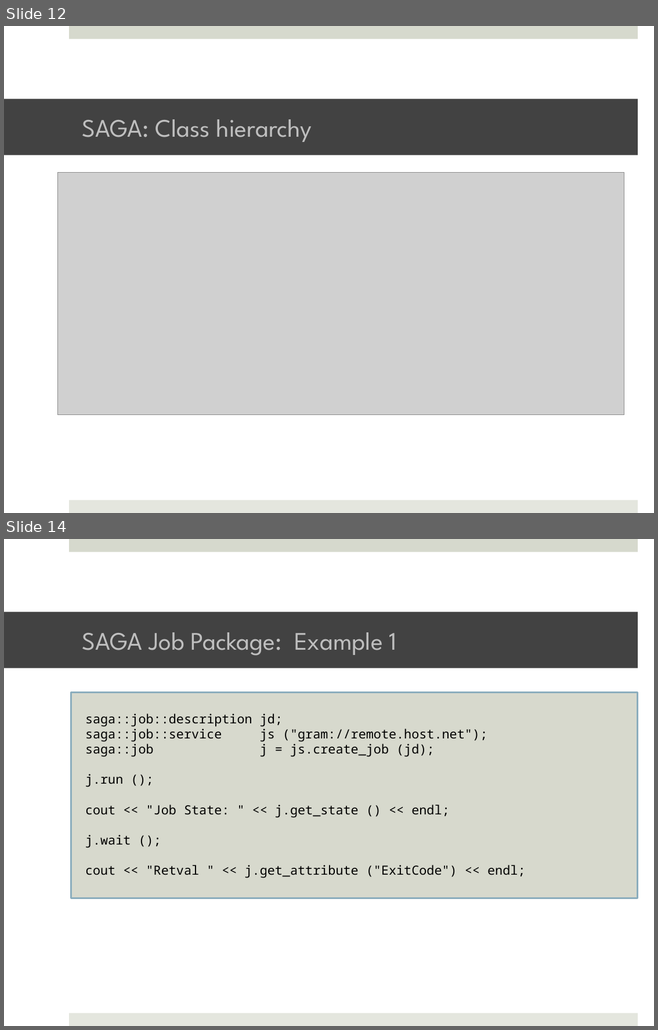
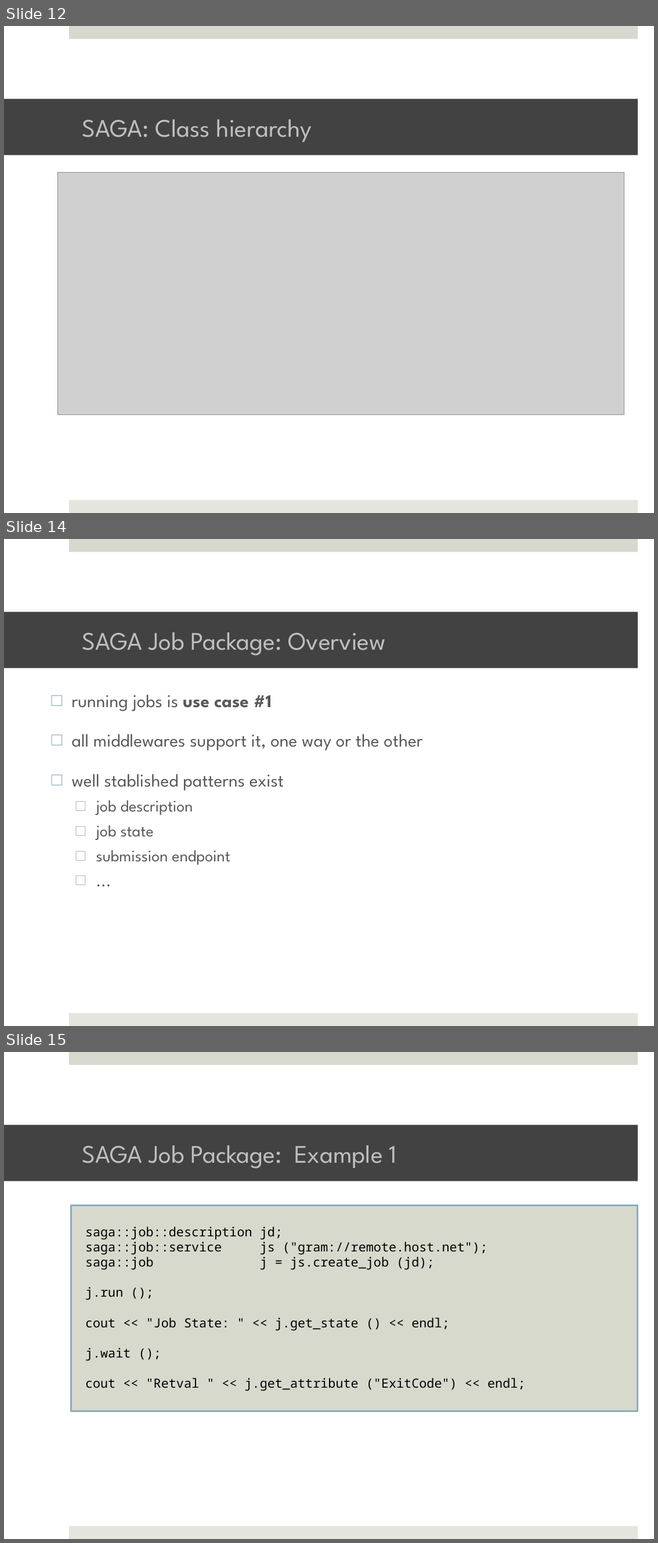
Before and after one commit to saga-project/saga-cpp-legacy-projects, a slide deck: tutorial/general_tutorial/API-Intro-short.pptx. Shown one above the other, each under a label of ours: slides 12 and 14 before the commit, slides 12, 14 and 15 after it; the slides between them are not shown. The pictures are 658x1030 and 658x1543 pixels, drawn with LibreOffice and Linux fonts; fonts in the diff are those of the drawing; grey boxes stand for pictures; background and template pictures are left out. Boxes give left, top, right and bottom in pixels: in the first picture for what was removed or moved away, otherwise in the second. Text is boxed around its words. In the diff, an @@ line names an element or a change of style, - is before the commit and + after.

```diff
--- a/tutorial/general_tutorial/API-Intro-short.pptx
+++ b/tutorial/general_tutorial/API-Intro-short.pptx
@@ slide 14 added at [4,539,654,1026], background #FFFFFF; not listed: 2 template elements that a slide beside it also shows @@
@@ title added at [4,611,637,668], fill #424242, 28 pt, text #BFBFBF @@
+SAGA Job Package: Overview
@@ text added at [72,694,422,865], 20 pt, text #595959 @@
+□ running jobs is use case #1
+□ all middlewares support it, one way or the other
+□ well stablished patterns exist
+  □ job description
+  □ job state
+  □ submission endpoint
+  □ ...
@@ what was slide 14 is now slide 15 @@
```
Also in this commit, not shown: 1 slide changed, 1 other file.
